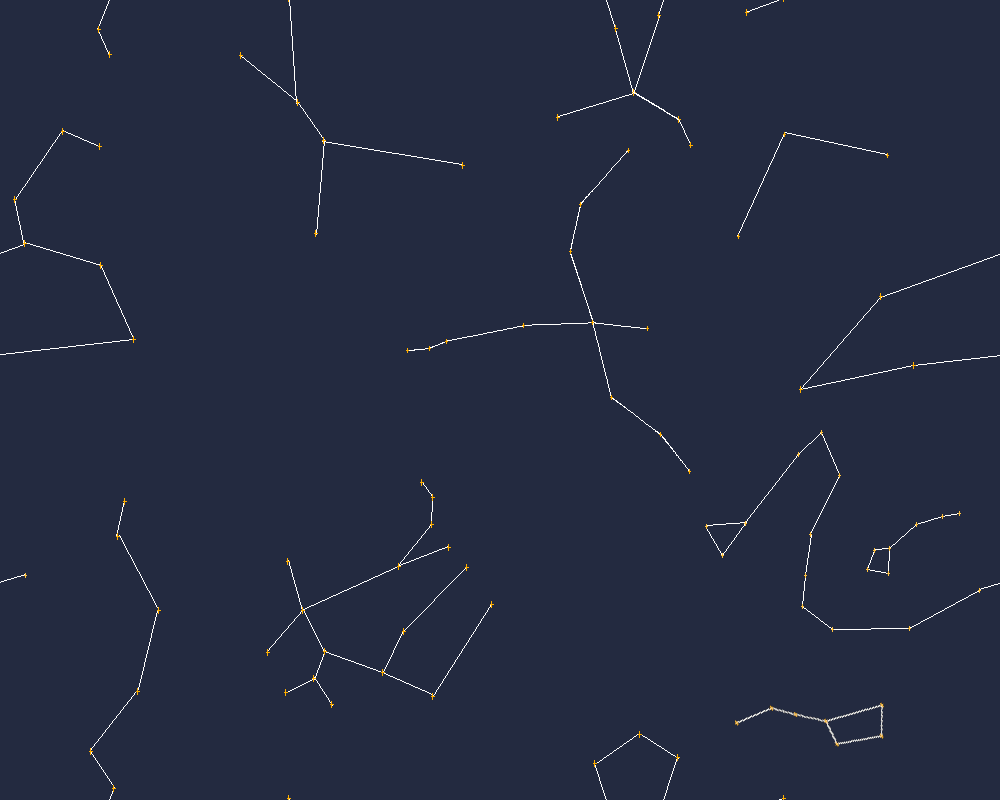
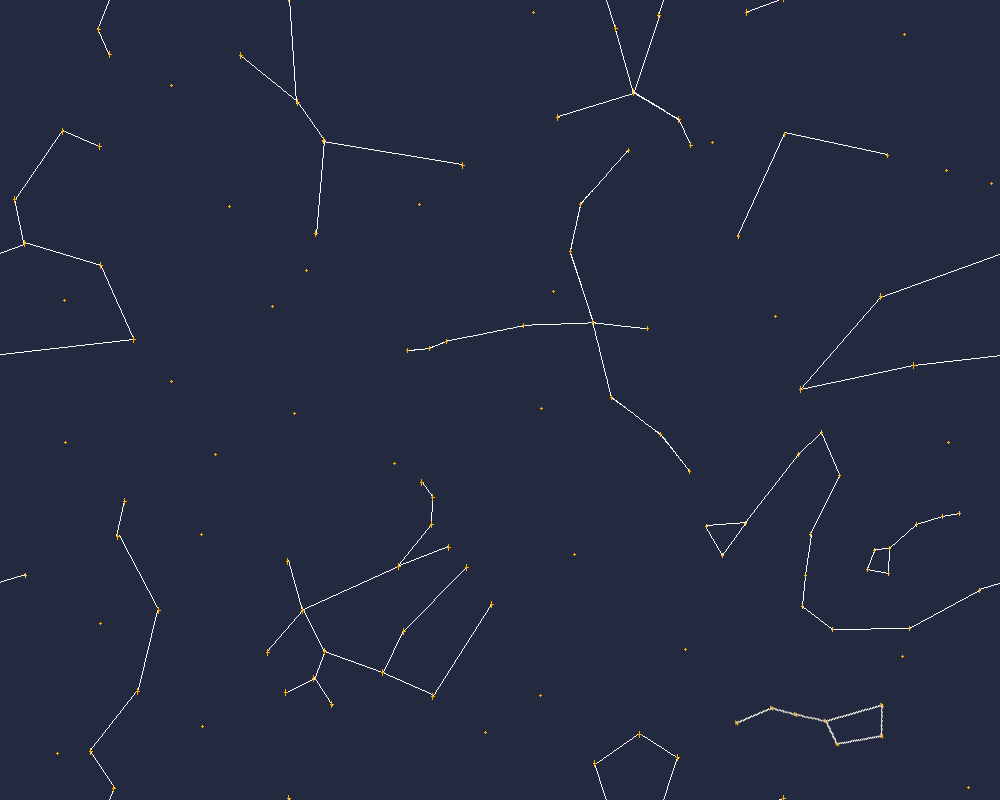
Revision of a layered 1000 x 800 image; what changed, layer by layer:
painted on "Paint Layer 1 Merged" over [56, 11, 993, 789]